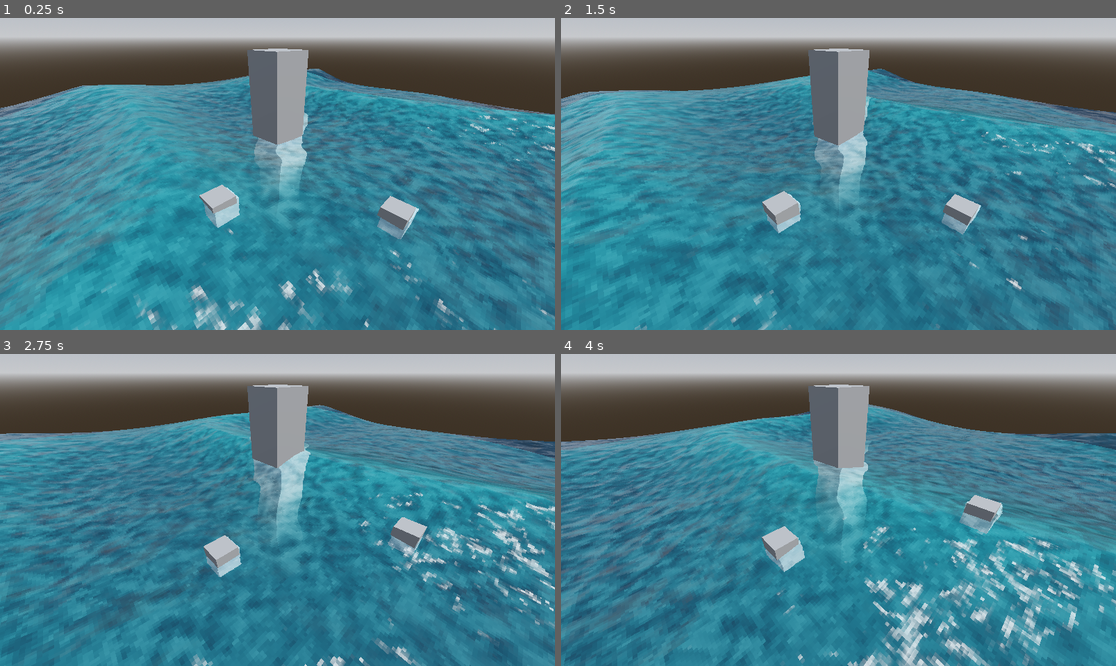
Above: before the commit, frames 1-4 (two rows, left to right).
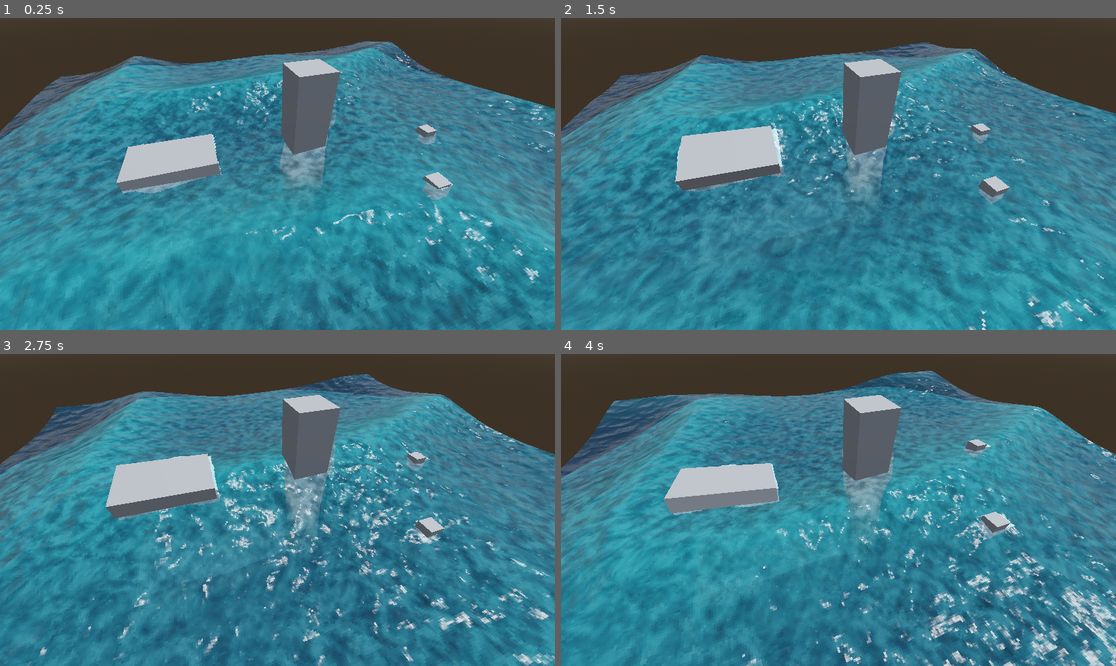
Above: after the commit, the same moments.

Repository: taillight-games/godot-4-pixelated-water-shader
Game: Godot game, scene res://SampleScene.tscn
The game is run twice, just before and just after one commit, with the same random seed, the same clock (stepped at 60 frames per second) and the same inputs.
Inputs:
- Up to frame 1 (0.25 s): no input
- Up to frame 2 (1.5 s): no input
- Up to frame 3 (2.75 s): no input
- Up to frame 4 (4 s): no input

The runs differ from the first frame. In frame 1, 56% of the frame differs, in the area x 0-100%, y 0-100%; in frame 2, 54%; in frame 3, 56%; in frame 4, 63%.

Commit message:
readme changes and added buoyancy.gd example

Diff:
--- a/SampleScene.tscn
+++ b/SampleScene.tscn
@@ -9,6 +9,7 @@
 [ext_resource type="Texture2D" uid="uid://u1pdrd2gf4aj" path="res://textures/n_noise_2.tres" id="7_p0c47"]
 [ext_resource type="Texture2D" uid="uid://dcock3ipexjw7" path="res://textures/u_w_noise.tres" id="8_3gy2h"]
 [ext_resource type="Script" path="res://scripts/water-manager.gd" id="9_4qvyo"]
+[ext_resource type="Script" path="res://scripts/buoyancy.gd" id="10_ynl6c"]
 
 [sub_resource type="Environment" id="Environment_18f0k"]
 background_mode = 1
@@ -109,8 +110,8 @@
 shader_parameter/enable_fake_lighting = true
 shader_parameter/shine_strength = 0.178
 shader_parameter/shine_shininess = 16.426
-shader_parameter/shadow = 0.711
-shader_parameter/shadow_width = 0.13
+shader_parameter/shadow = 0.956
+shader_parameter/shadow_width = 0.183
 shader_parameter/shadow_color = Color(0.705, 0.705, 0.705, 0.705)
 shader_parameter/_specular_smoothness = 0.199
 shader_parameter/_specular_strength = 0.076
@@ -146,11 +147,18 @@
 noise = SubResource("FastNoiseLite_5u7t6")
 
 [sub_resource type="StandardMaterial3D" id="StandardMaterial3D_oawqt"]
+cull_mode = 2
 shading_mode = 0
 albedo_texture = SubResource("GradientTexture2D_1mwl7")
 detail_enabled = true
 detail_blend_mode = 2
 detail_albedo = SubResource("NoiseTexture2D_e1g60")
+
+[sub_resource type="BoxMesh" id="BoxMesh_iee03"]
+size = Vector3(4, 1, 6)
+
+[sub_resource type="BoxShape3D" id="BoxShape3D_ywqou"]
+size = Vector3(4, 1, 6)
 
 [sub_resource type="ProceduralSkyMaterial" id="ProceduralSkyMaterial_xcn30"]
 
@@ -195,8 +203,13 @@
 light_energy = 0.238
 light_indirect_energy = 0.0
 
+[node name="Camera3D2" type="Camera3D" parent="."]
+transform = Transform3D(-0.333807, 0.666548, -0.666548, 0, 0.707107, 0.707107, 0.942641, 0.236037, -0.236037, -12.58, 10.12, -6.69)
+cull_mask = 1048573
+current = true
+
 [node name="Camera3D" type="Camera3D" parent="."]
-transform = Transform3D(0.71934, 0.388448, -0.575898, 0, 0.829038, 0.559193, 0.694658, -0.40225, 0.59636, -10.48, 6.42, 10.82)
+transform = Transform3D(0.71934, 0.388448, -0.575898, 0, 0.829038, 0.559193, 0.694658, -0.40225, 0.59636, -10.765, 6.42, 10.82)
 cull_mask = 1048573
 
 [node name="Water-Realistic" type="MeshInstance3D" parent="."]
@@ -214,7 +227,7 @@
 mesh = SubResource("QuadMesh_ynkkp")
 surface_material_override/0 = SubResource("ShaderMaterial_ljyol")
 
-[node name="RigidBody3D" type="RigidBody3D" parent="."]
+[node name="Floating-Box" type="RigidBody3D" parent="."]
 transform = Transform3D(1, 0, 0, 0, 1, 0, 0, 0, 1, -7.99561, 0.323155, 4.97299)
 mass = 4.0
 can_sleep = false
@@ -223,19 +236,19 @@
 script = ExtResource("3_nx0bj")
 buoyancy_power = 4.0
 
-[node name="MeshInstance3D" type="MeshInstance3D" parent="RigidBody3D"]
+[node name="MeshInstance3D" type="MeshInstance3D" parent="Floating-Box"]
 mesh = SubResource("BoxMesh_8etm5")
 
-[node name="CollisionShape3D" type="CollisionShape3D" parent="RigidBody3D"]
+[node name="CollisionShape3D" type="CollisionShape3D" parent="Floating-Box"]
 shape = SubResource("BoxShape3D_4x3de")
 
-[node name="Foam" type="MeshInstance3D" parent="RigidBody3D"]
-transform = Transform3D(3.78942, 0, 0, 0, 4.96923e-07, 3.78942, 0, -3.78942, 4.96923e-07, 0, -8.65195, -1.13457e-06)
+[node name="Foam" type="MeshInstance3D" parent="Floating-Box"]
+transform = Transform3D(3.78942, 0, 0, 0, 4.96923e-07, 3.78942, 0, -3.78942, 4.96923e-07, 0, -0.0254898, -3.34501e-09)
 layers = 2
 mesh = SubResource("QuadMesh_ujoja")
 surface_material_override/0 = SubResource("StandardMaterial3D_oawqt")
 
-[node name="RigidBody3D2" type="RigidBody3D" parent="."]
+[node name="Floating-Box2" type="RigidBody3D" parent="."]
 transform = Transform3D(1, 0, 0, 0, 1, 0, 0, 0, 1, -3.03607, 0.323155, 9.88764)
 mass = 4.0
 can_sleep = false
@@ -245,17 +258,52 @@
 script = ExtResource("3_nx0bj")
 buoyancy_power = 4.0
 
-[node name="MeshInstance3D" type="MeshInstance3D" parent="RigidBody3D2"]
+[node name="MeshInstance3D" type="MeshInstance3D" parent="Floating-Box2"]
 mesh = SubResource("BoxMesh_8etm5")
 
-[node name="CollisionShape3D" type="CollisionShape3D" parent="RigidBody3D2"]
+[node name="CollisionShape3D" type="CollisionShape3D" parent="Floating-Box2"]
 shape = SubResource("BoxShape3D_4x3de")
 
-[node name="Foam" type="MeshInstance3D" parent="RigidBody3D2"]
-transform = Transform3D(3.78942, 0, 0, 0, 4.96923e-07, 3.78942, 0, -3.78942, 4.96923e-07, 0, -4.59614, -6.02712e-07)
+[node name="Foam" type="MeshInstance3D" parent="Floating-Box2"]
+transform = Transform3D(3.78942, 0, 0, 0, 4.96923e-07, 3.78942, 0, -3.78942, 4.96923e-07, 0, 0.0746331, 9.78667e-09)
 layers = 2
 mesh = SubResource("QuadMesh_ujoja")
 surface_material_override/0 = SubResource("StandardMaterial3D_oawqt")
+
+[node name="RigidBody3D3" type="RigidBody3D" parent="." node_paths=PackedStringArray("points_array")]
+transform = Transform3D(1, 0, 0, 0, 1, 0, 0, 0, 1, 0.388946, 0.323155, -10.079)
+mass = 4.0
+can_sleep = false
+linear_damp = 4.0
+angular_damp = 4.0
+script = ExtResource("10_ynl6c")
+archimedes_force = 20.0
+points_array = [NodePath("TR"), NodePath("TL"), NodePath("BL"), NodePath("BR")]
+min_max_rotation = Vector3(1, 1, 1)
+
+[node name="MeshInstance3D" type="MeshInstance3D" parent="RigidBody3D3"]
+mesh = SubResource("BoxMesh_iee03")
+
+[node name="CollisionShape3D" type="CollisionShape3D" parent="RigidBody3D3"]
+shape = SubResource("BoxShape3D_ywqou")
+
+[node name="Foam" type="MeshInstance3D" parent="RigidBody3D3"]
+transform = Transform3D(7.99961, 0, 0, 0, 1.2904e-06, 3.78942, 0, -9.84027, 4.96923e-07, 0, 0.0329, 4.31193e-09)
+layers = 2
+mesh = SubResource("QuadMesh_ujoja")
+surface_material_override/0 = SubResource("StandardMaterial3D_oawqt")
+
+[node name="TR" type="Marker3D" parent="RigidBody3D3"]
+transform = Transform3D(1, 0, 0, 0, 1, 0, 0, 0, 1, 2, 0, -3)
+
+[node name="TL" type="Marker3D" parent="RigidBody3D3"]
+transform = Transform3D(1, 0, 0, 0, 1, 0, 0, 0, 1, -2, 0, -3)
+
+[node name="BL" type="Marker3D" parent="RigidBody3D3"]
+transform = Transform3D(1, 0, 0, 0, 1, 0, 0, 0, 1, -2, 0, 3)
+
+[node name="BR" type="Marker3D" parent="RigidBody3D3"]
+transform = Transform3D(1, 0, 0, 0, 1, 0, 0, 0, 1, 2, 0, 3)
 
 [node name="Props" type="Node3D" parent="."]
 
@@ -267,7 +315,7 @@
 transform = Transform3D(2.73308, 0, 0, 0, 8.36266e-07, 2.73308, 0, -2.73308, 8.36266e-07, 0, -2.5747, -7.87806e-07)
 layers = 2
 mesh = SubResource("QuadMesh_ujoja")
-skeleton = NodePath("../../../RigidBody3D/Foam")
+skeleton = NodePath("../../../Floating-Box/Foam")
 surface_material_override/0 = SubResource("StandardMaterial3D_oawqt")
 
 [node name="CSGBox3D2" type="CSGBox3D" parent="Props"]
Not shown: 1 places in SampleScene.tscn that only renumber resources
Not shown, changed: README.md
